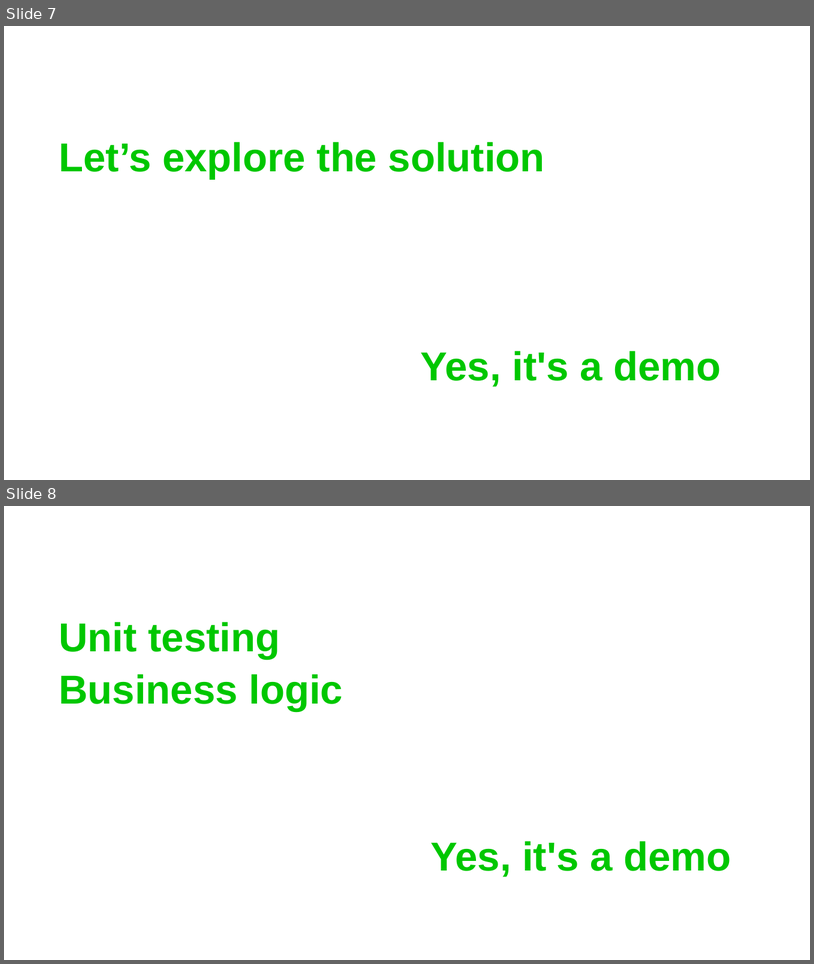
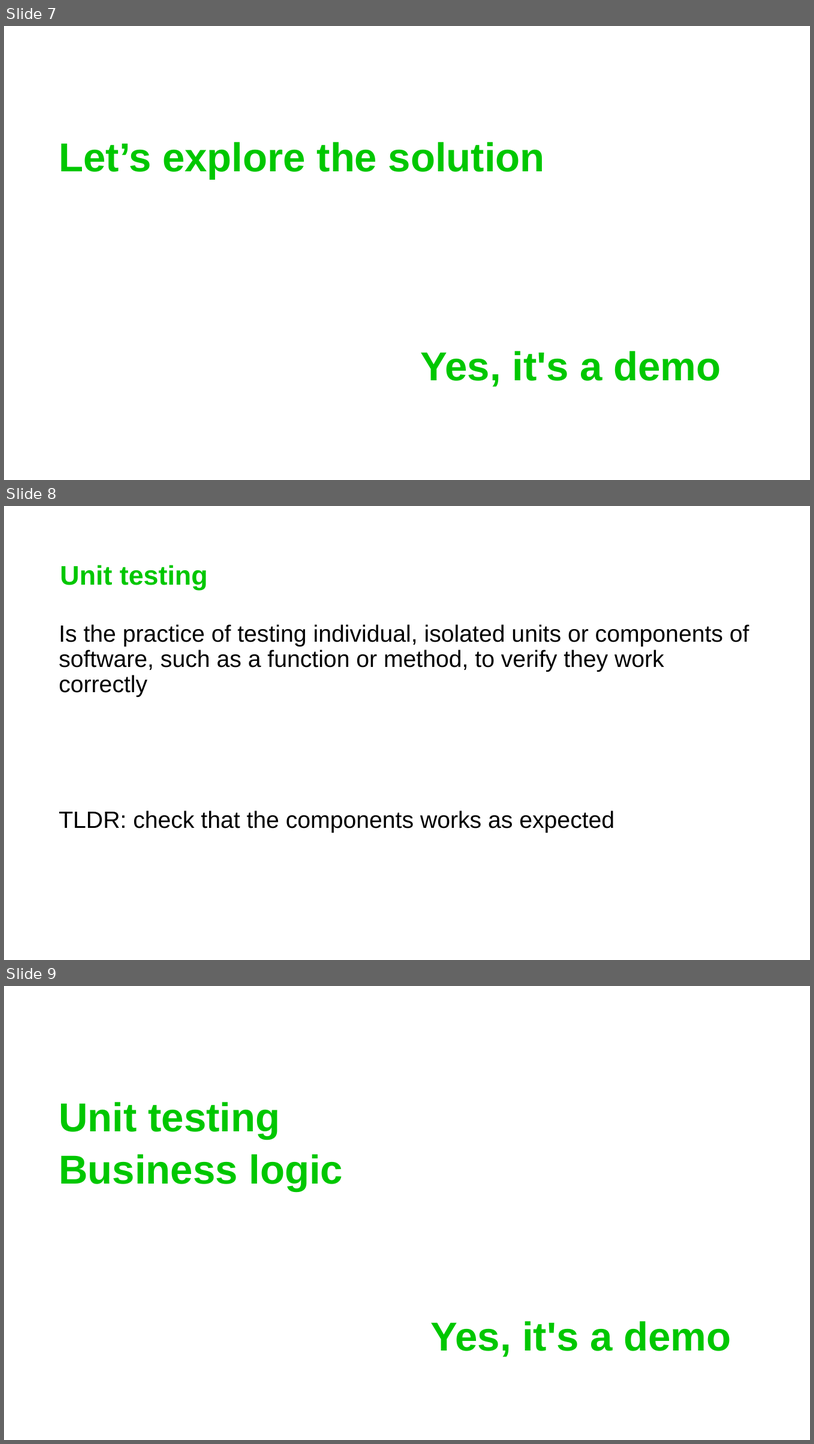
Before and after one commit to GuidoZam/espc-spfx-session-demo, a slide deck: .demo/ESPC25_SPFx_Slides.pptx. Shown one above the other, each under a label of ours: slides 7 and 8 before the commit, slides 7, 8 and 9 after it. The pictures are 814x964 and 814x1444 pixels, drawn with LibreOffice and Linux fonts; fonts in the diff are those of the drawing; background and template pictures are left out. Boxes give left, top, right and bottom in pixels: in the first picture for what was removed or moved away, otherwise in the second. Text is boxed around its words. In the diff, an @@ line names an element or a change of style, - is before the commit and + after.

```diff
--- a/.demo/ESPC25_SPFx_Slides.pptx
+++ b/.demo/ESPC25_SPFx_Slides.pptx
@@ slide 8 added at bbox=[4, 506, 810, 960], background picture (left out) @@
@@ title added at bbox=[60, 565, 208, 590], 32 pt, text #00C700, bold @@
+Unit testing
@@ text added at bbox=[59, 624, 750, 832], 28 pt, text #000000 @@
+Is the practice of testing individual, isolated units or components of software, such as a function or method, to verify they work correctly
+TLDR: check that the components works as expected
@@ what was slide 8 is now slide 9 @@
```
Also in this commit, not shown: 2 other slides added.
